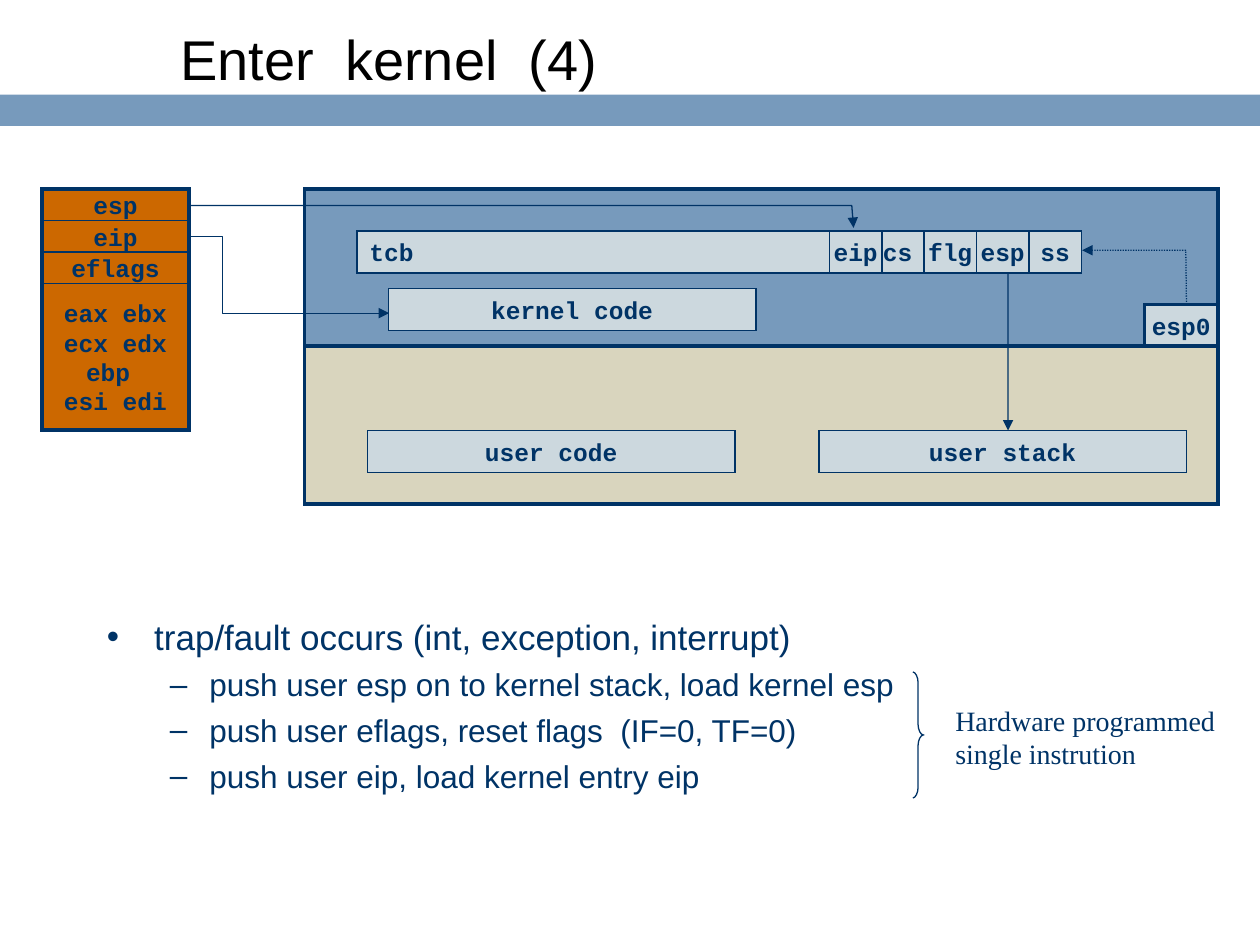
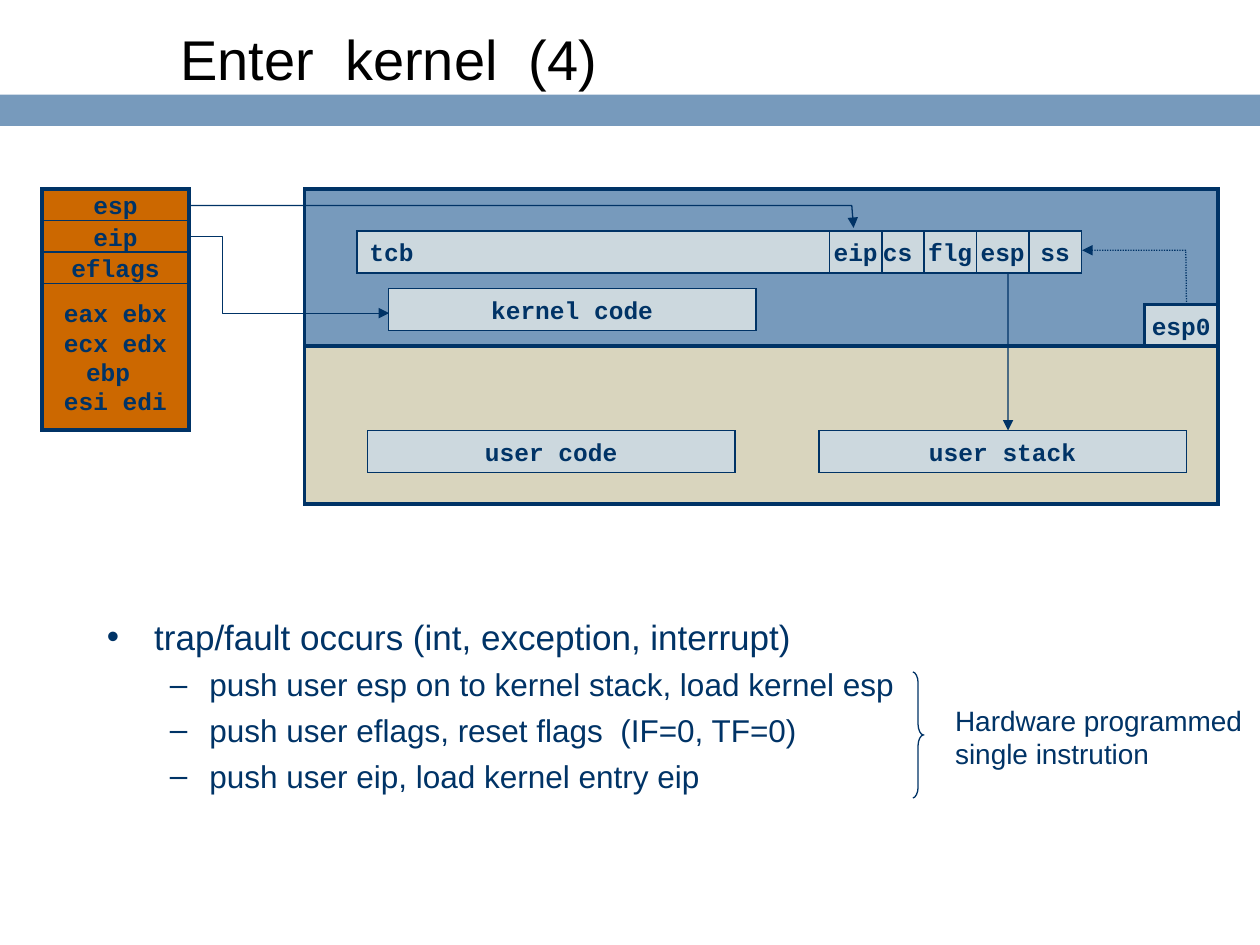
Before and after one commit to ringgaard/sanos, a slide deck: slide 37 of doc/sanostech.ppt (slide 36 before the commit). Drawn at 1260x945 pixels with LibreOffice and Linux fonts; fonts in the diff are those of the drawing; background and template pictures are left out. Boxes give left, top, right and bottom in pixels: in the first picture for what was removed or moved away, otherwise in the second. Text is boxed around its words. In the diff, an @@ line names an element or a change of style, - is before the commit and + after.

```diff
--- a/doc/sanostech.ppt
+++ b/doc/sanostech.ppt
@@ text "Hardware programmed" at <box>955,710,1242,769</box>: font Times New Roman to Arial @@
```
Also in this commit, not shown: 13 other slides changed, 1 slide added.
